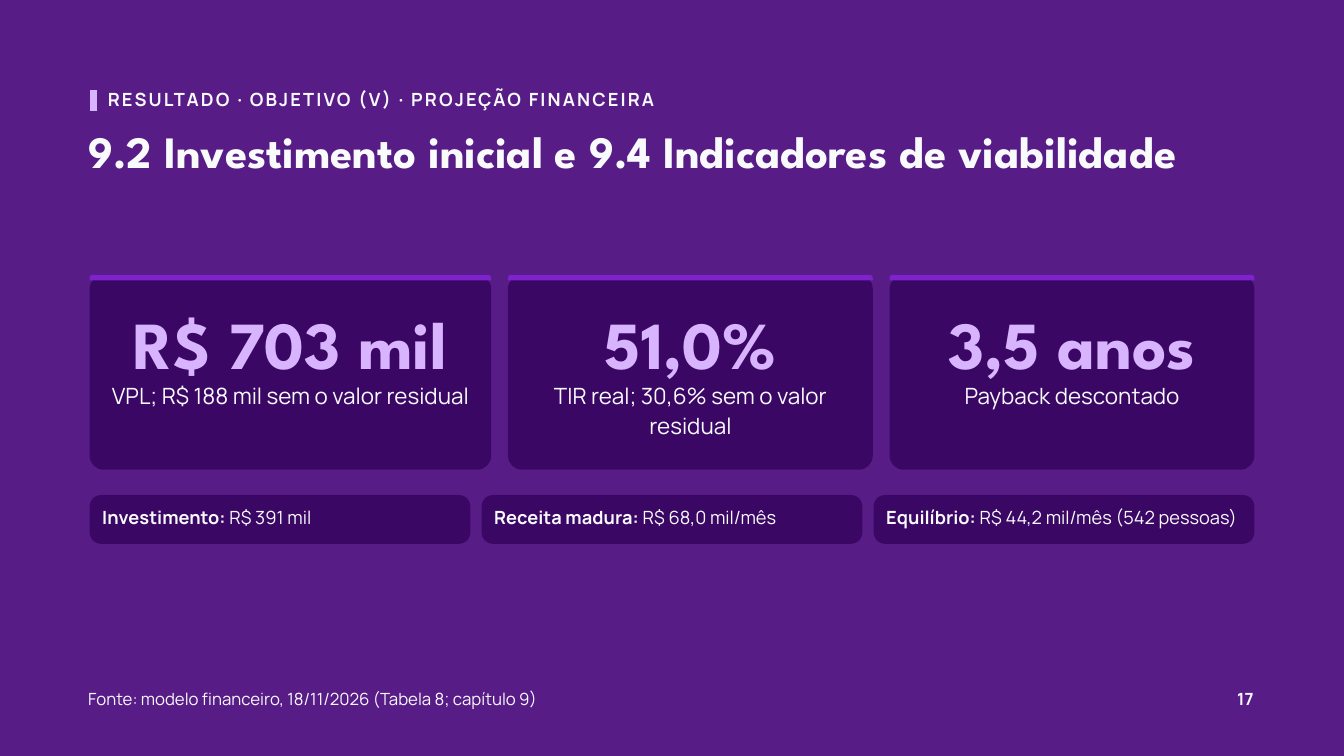
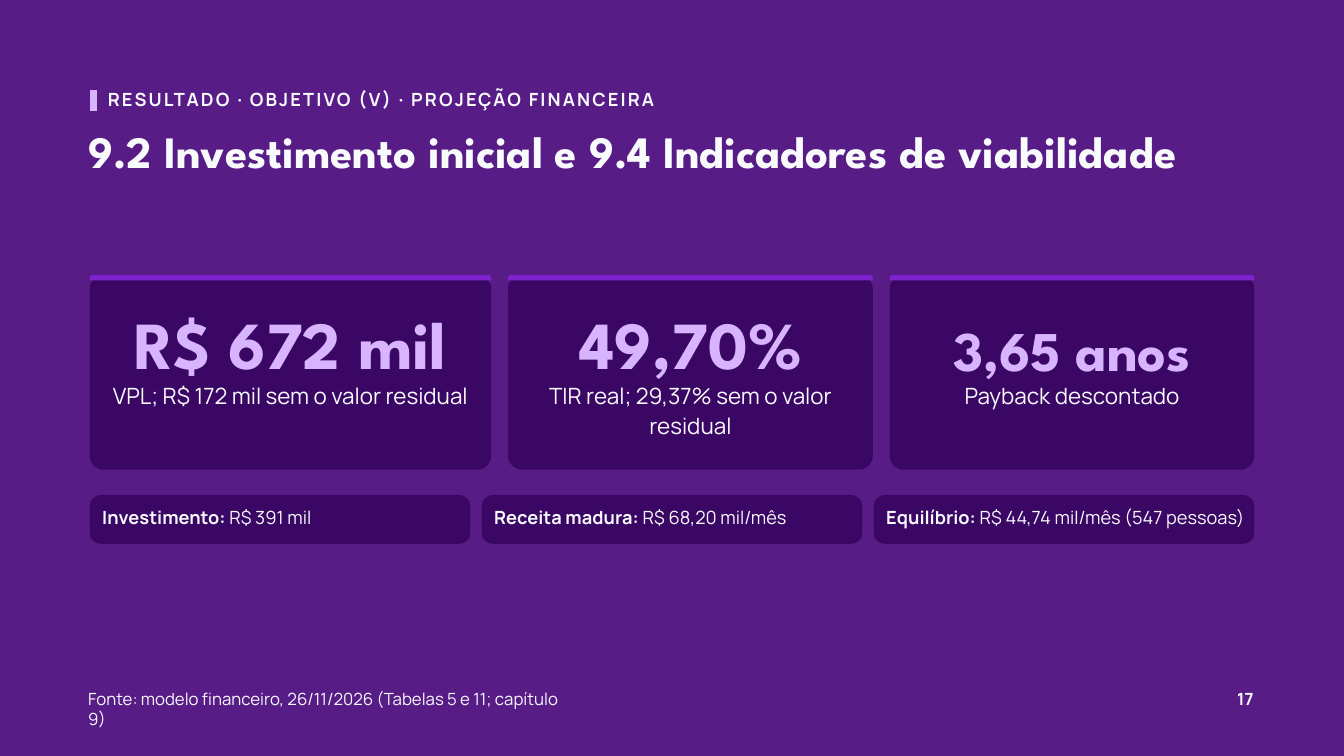
Before and after one commit to eusouopeu/interludio, a slide deck: slide 17 of apresentacao/slides-vfinal.pptx. Drawn at 1344x756 pixels with LibreOffice and Linux fonts; fonts in the diff are those of the drawing. Boxes give left, top, right and bottom in pixels: in the first picture for what was removed or moved away, otherwise in the second. Text is boxed around its words. In the diff, an @@ line names an element or a change of style, - is before the commit and + after.

```diff
--- a/apresentacao/slides-vfinal.pptx
+++ b/apresentacao/slides-vfinal.pptx
@@ text at (134, 317, 447, 389): text changed @@
-R$ 703 mil
+R$ 672 mil
@@ text at (579, 324, 801, 389): text changed @@
-51,0%
+49,70%
@@ text at (953, 333, 1191, 379): text changed; size 72 to 60 pt @@
-3,5 anos
+3,65 anos
@@ text at (113, 385, 468, 407): text changed @@
-VPL; R$ 188 mil sem o valor residual
+VPL; R$ 172 mil sem o valor residual
@@ text at (549, 387, 832, 435): text changed @@
-TIR real; 30,6% sem o valor residual
+TIR real; 29,37% sem o valor residual
@@ text at (494, 509, 786, 526): text changed @@
-Receita madura: R$ 68,0 mil/mês
+Receita madura: R$ 68,20 mil/mês
@@ text at (886, 508, 1244, 529): text changed @@
-Equilíbrio: R$ 44,2 mil/mês (542 pessoas)
+Equilíbrio: R$ 44,74 mil/mês (547 pessoas)
@@ text at (88, 691, 558, 711): text changed @@
-Fonte: modelo financeiro, 18/11/2026 (Tabela 8; capítulo 9)
+Fonte: modelo financeiro, 26/11/2026 (Tabelas 5 e 11; capítulo 9)
```
Also in this commit, not shown: 8 other slides changed, 1 other file.
